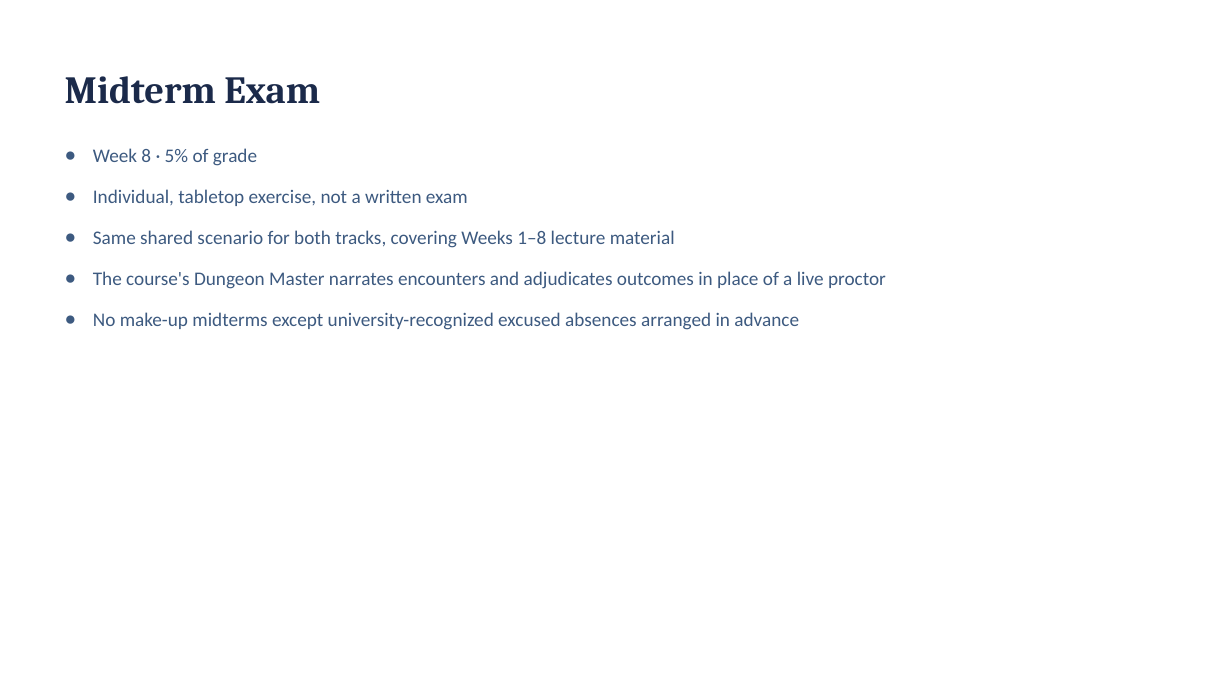
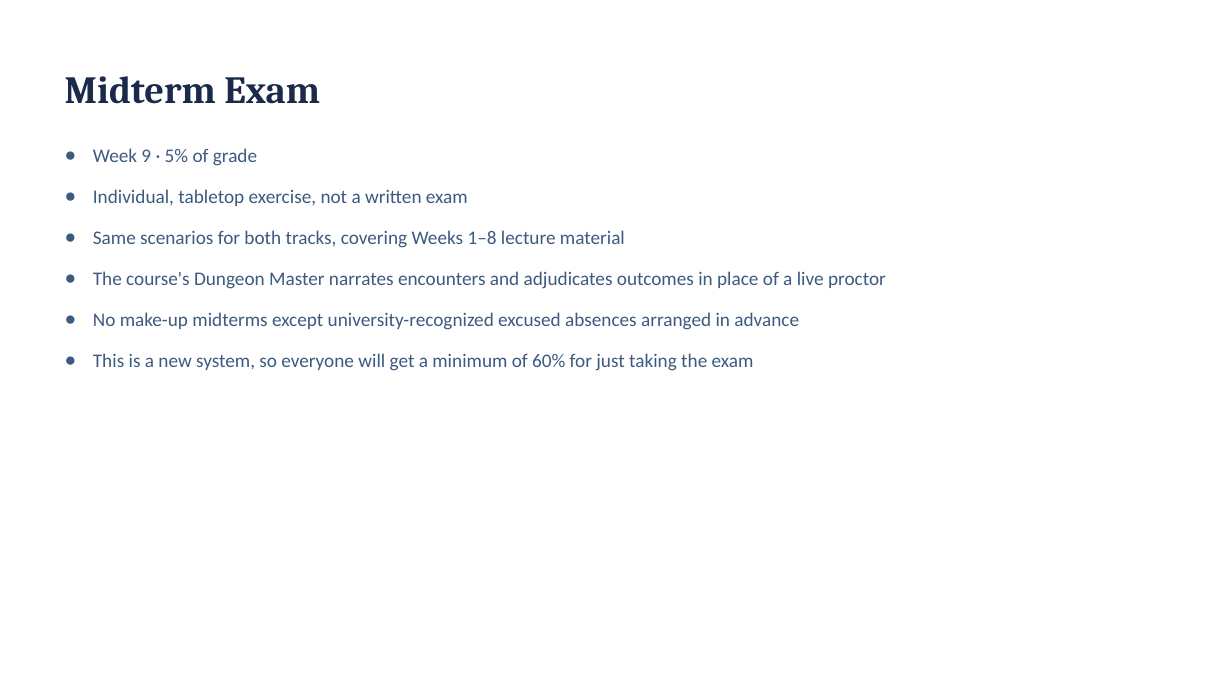
Before and after one commit to BYU-CYBER-444/byu-cyber-444.github.io, a slide deck: slide 13 of lectures/CYBER444_Week01_Introduction_and_Environment_Setup.pptx. Drawn at 1232x693 pixels with LibreOffice and Linux fonts; fonts in the diff are those of the drawing. Boxes give left, top, right and bottom in pixels: in the first picture for what was removed or moved away, otherwise in the second. Text is boxed around its words. In the diff, an @@ line names an element or a change of style, - is before the commit and + after.

```diff
--- a/lectures/CYBER444_Week01_Introduction_and_Environment_Setup.pptx
+++ b/lectures/CYBER444_Week01_Introduction_and_Environment_Setup.pptx
@@ text at bbox=[93, 148, 257, 166]: text changed @@
-● Week 8 · 5% of grade
+● Week 9 · 5% of grade
@@ text at bbox=[93, 230, 625, 248]: text changed @@
-● Same shared scenario for both tracks, covering Weeks 1–8 lecture material
+● Same scenarios for both tracks, covering Weeks 1–8 lecture material
@@ text at bbox=[93, 353, 754, 371]: paragraph added @@
+● This is a new system, so everyone will get a minimum of 60% for just taking the exam
```
Also in this commit, not shown: 6 other slides changed, 5 slides added.
